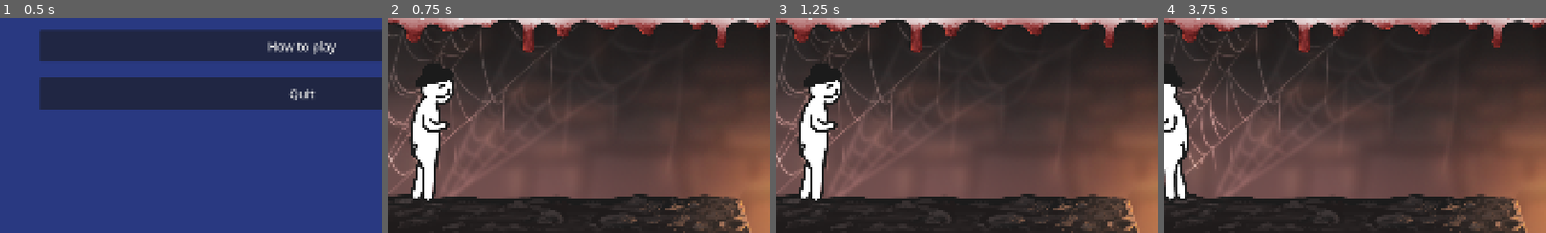
Above: before the commit, frames 1-4 (left to right).
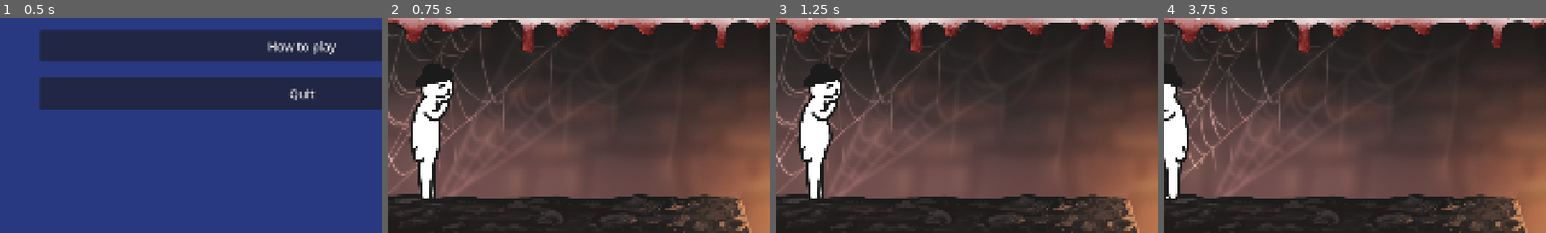
Above: after the commit, the same moments.

Repository: myryk31415/bimm-game-jam
Game: Godot game, scene res://scenes/main_menu.tscn
Two runs of this game, one before a commit and one after it. Both use one fixed random seed, a clock stepped at 60 frames per second and the inputs below.
Inputs (mouse positions are % of the whole screen's width and height, from its top left):
- Up to frame 1 (0.5 s): no input
- Up to frame 2 (0.75 s): click "Start" at 0.5 s
- Up to frame 3 (1.25 s): no input
- Up to frame 4 (3.75 s): tap Enter (ui_accept) at 1.25, 2, 2.75 s; drag from (21, 26) to (78, 75) at 1.27 s; drag from (48, 25) to (78, 75) at 2.02 s; move the mouse to (60, 28) at 2.77 s; hold Left (left) 2.78-3.5 s; tap C (flip) at 2.85 s; drag from (45, 70) to (20, 35) at 3.52 s
The pictures show only the part of the screen within x 0-50%, y 50-100%; the shares and areas given below are measured in that part.

Frame 1 is identical in both runs. In frame 2, 1.2% of the frame differs, in the area x 6-17%, y 37-85%; in frame 3, 1.3%; in frame 4, 0.9%.

Commit message:
add more player animations
Signed-off-by: Paul Adam <adamp@posteo.de>

Diff:
--- a/scenes/player.tscn
+++ b/scenes/player.tscn
@@ -1,8 +1,14 @@
 [gd_scene format=3 uid="uid://r0caupxdyhlg"]
 
+[ext_resource type="Texture2D" uid="uid://b6hekmatf7775" path="res://assets/character/feargameChar_crying/feargameChar_crying1.png" id="1_d2wvv"]
+[ext_resource type="Texture2D" uid="uid://bxrctc313fo66" path="res://assets/character/feargameChar_idle/feargameChar_idle1.png" id="1_fjrip"]
+[ext_resource type="Texture2D" uid="uid://chdunkm4itu6g" path="res://assets/character/feargameChar_crying/feargameChar_crying2.png" id="2_3v2ag"]
 [ext_resource type="AudioStream" uid="uid://dx2lh6o8u35ff" path="res://Sounds/walking_sound.wav" id="2_g2els"]
 [ext_resource type="Texture2D" uid="uid://bmrprm8i6xoeg" path="res://assets/character/feargameChar_Walk1.png" id="2_qlg0r"]
+[ext_resource type="Texture2D" uid="uid://dlplpexxuk8mf" path="res://assets/character/feargameChar_idle/feargameChar_idle2.png" id="2_smehm"]
+[ext_resource type="Texture2D" uid="uid://324jiyrtvpc0" path="res://assets/character/feargameChar_crying/feargameChar_crying3.png" id="3_jej6c"]
 [ext_resource type="Texture2D" uid="uid://cj8bk2jasvro" path="res://assets/character/feargameChar_Walk2.png" id="3_tuyoq"]
+[ext_resource type="Texture2D" uid="uid://ceedjcmiw7mlx" path="res://assets/character/feargameChar_crying/feargameChar_crying4.png" id="4_f1ej7"]
 [ext_resource type="Texture2D" uid="uid://djsobu14tpw07" path="res://assets/character/feargameChar_Walk3.png" id="4_fjrip"]
 [ext_resource type="Texture2D" uid="uid://bbn1xkn5gwfx0" path="res://assets/character/feargameChar_Walk4.png" id="5_smehm"]
 
@@ -52,7 +58,7 @@
 		%AnimatedSprite2D.play(\"walk\")
 		%AnimatedSprite2D.flip_h = true
 	else:
-		%AnimatedSprite2D.play(\"stand\")
+		%AnimatedSprite2D.play(\"idle\")
 	move_and_slide()
 	get_last_slide_collision()
 
@@ -74,17 +80,37 @@
 "
 
 [sub_resource type="RectangleShape2D" id="RectangleShape2D_g2els"]
-size = Vector2(120, 355)
+size = Vector2(120, 344)
 
 [sub_resource type="SpriteFrames" id="SpriteFrames_ur7pv"]
 animations = [{
 "frames": [{
 "duration": 1.0,
-"texture": ExtResource("3_tuyoq")
+"texture": ExtResource("1_d2wvv")
+}, {
+"duration": 1.0,
+"texture": ExtResource("2_3v2ag")
+}, {
+"duration": 1.0,
+"texture": ExtResource("3_jej6c")
+}, {
+"duration": 1.0,
+"texture": ExtResource("4_f1ej7")
 }],
 "loop": true,
-"name": &"stand",
+"name": &"crying",
 "speed": 5.0
+}, {
+"frames": [{
+"duration": 1.0,
+"texture": ExtResource("1_fjrip")
+}, {
+"duration": 1.0,
+"texture": ExtResource("2_smehm")
+}],
+"loop": true,
+"name": &"idle",
+"speed": 2.0
 }, {
 "frames": [{
 "duration": 1.0,
@@ -160,14 +186,14 @@
 script = SubResource("GDScript_qlg0r")
 
 [node name="CollisionShape2D" type="CollisionShape2D" parent="." unique_id=708228493]
-position = Vector2(0, -4.5)
-rotation = 6.2831855
+position = Vector2(-9.616506e-07, 1)
 shape = SubResource("RectangleShape2D_g2els")
 
 [node name="AnimatedSprite2D" type="AnimatedSprite2D" parent="." unique_id=550679368]
 unique_name_in_owner = true
 sprite_frames = SubResource("SpriteFrames_ur7pv")
 animation = &"walk"
+frame_progress = 0.97819483
 
 [node name="walking_sound" type="AudioStreamPlayer" parent="." unique_id=716373013]
 stream = ExtResource("2_g2els")
Binary file added: assets/character/feargameChar_crying/feargameChar_crying1.png
Not shown, added: assets/character/feargameChar_crying/feargameChar_crying1.png.import
Binary file added: assets/character/feargameChar_crying/feargameChar_crying2.png
Not shown, added: assets/character/feargameChar_crying/feargameChar_crying2.png.import
Binary file added: assets/character/feargameChar_crying/feargameChar_crying3.png
Not shown, added: assets/character/feargameChar_crying/feargameChar_crying3.png.import
Binary file added: assets/character/feargameChar_crying/feargameChar_crying4.png
Not shown, added: assets/character/feargameChar_crying/feargameChar_crying4.png.import
Binary file added: assets/character/feargameChar_idle/feargameChar_idle1.png
Not shown, added: assets/character/feargameChar_idle/feargameChar_idle1.png.import
Binary file added: assets/character/feargameChar_idle/feargameChar_idle2.png
Not shown, added: assets/character/feargameChar_idle/feargameChar_idle2.png.import
